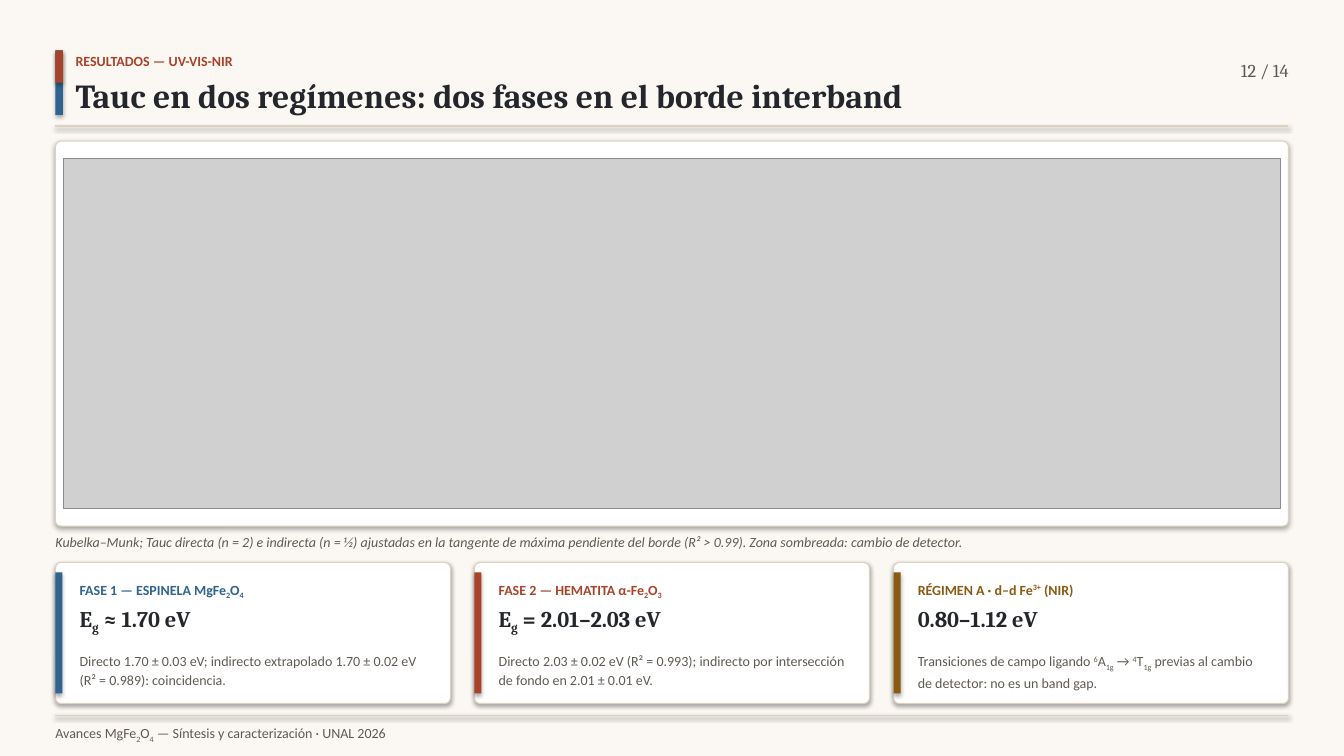
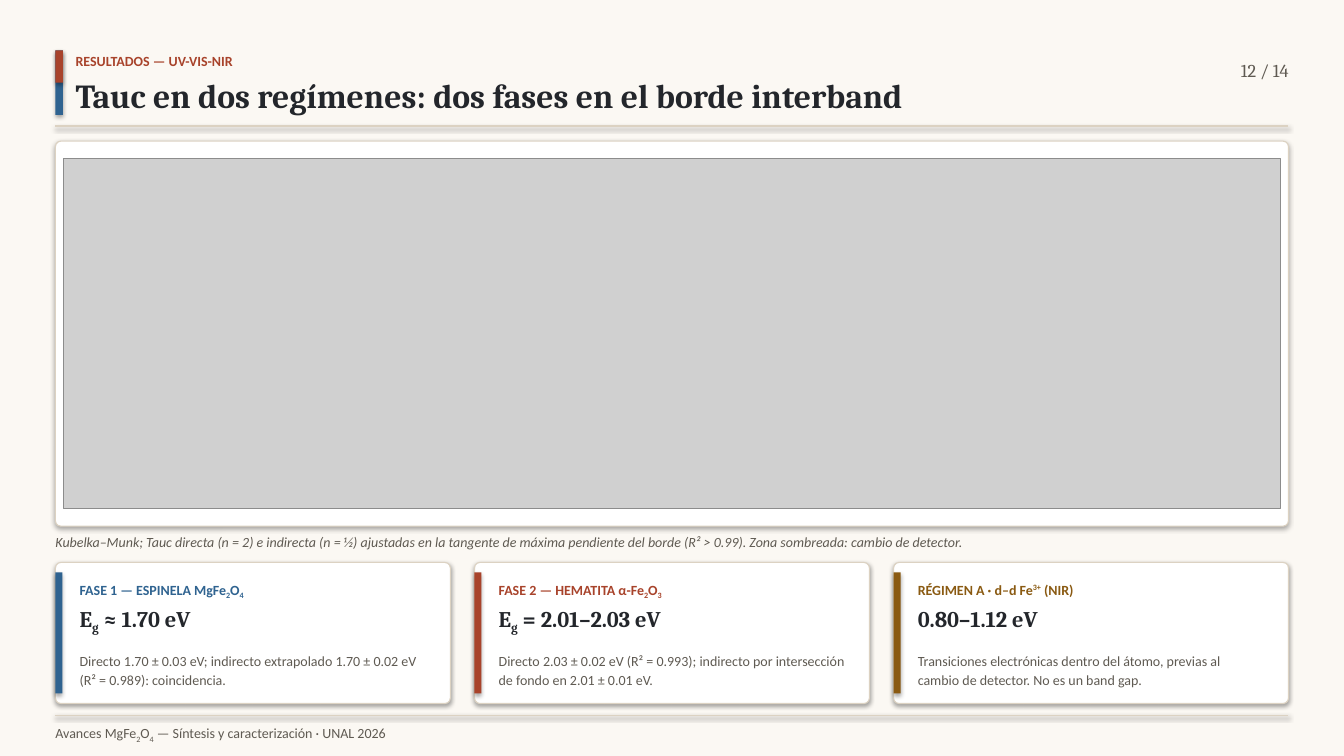
Before and after one commit to rifu-uni/tcb, a slide deck: slide 12 of article/Avances_MgFe2O4.pptx. Drawn at 1344x756 pixels with LibreOffice and Linux fonts; fonts in the diff are those of the drawing; grey boxes stand for pictures. Boxes give left, top, right and bottom in pixels: in the first picture for what was removed or moved away, otherwise in the second. Text is boxed around its words. In the diff, an @@ line names an element or a change of style, - is before the commit and + after.

```diff
--- a/article/Avances_MgFe2O4.pptx
+++ b/article/Avances_MgFe2O4.pptx
@@ text at (x1=918, y1=656, x2=1220, y2=688): text changed @@
-Transiciones de campo ligando 6A1g → 4T1g previas al cambio de detector: no es un band gap.
+Transiciones electrónicas dentro del átomo, previas al cambio de detector. No es un band gap.
```
Also in this commit, not shown: 5 other slides changed, 1 other file.
